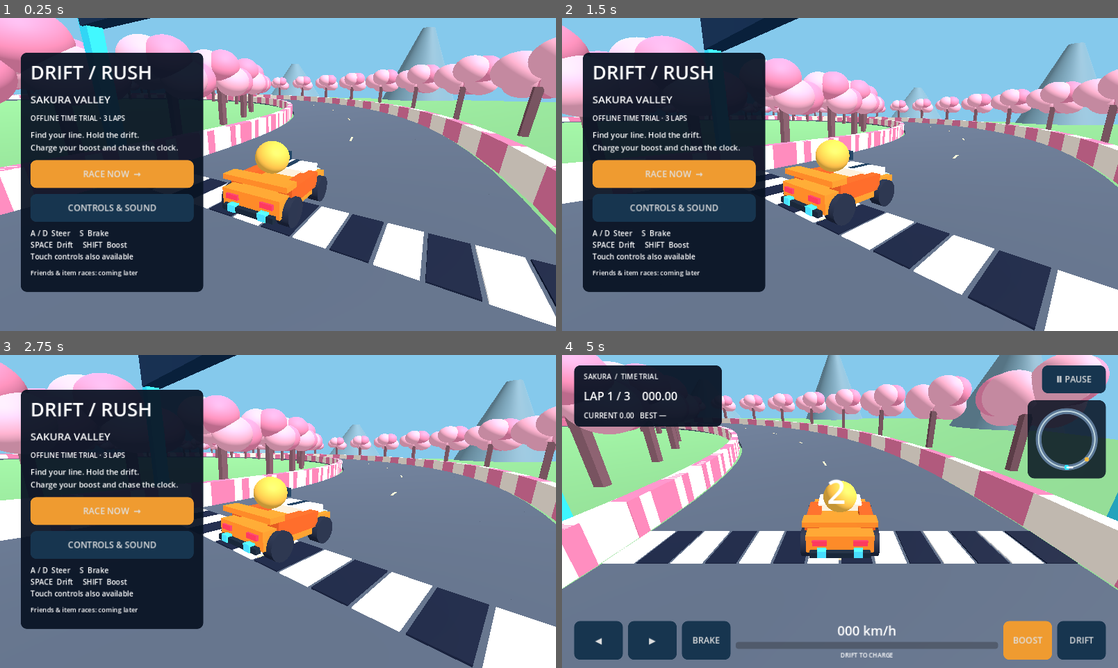
Above: before the commit, frames 1-4 (two rows, left to right).
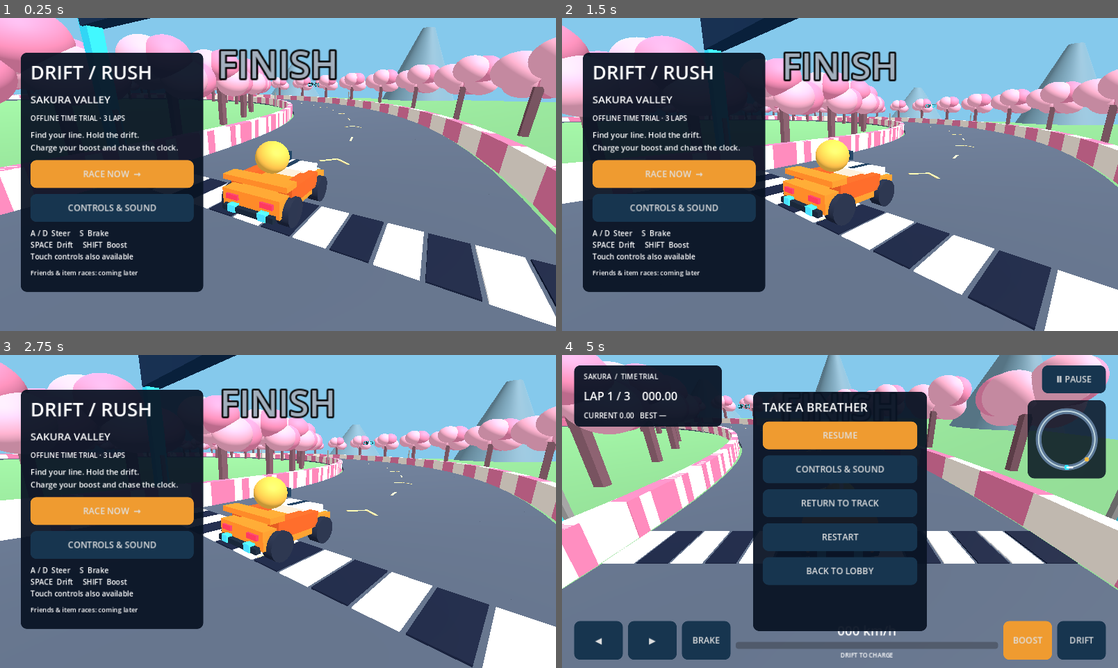
Above: after the commit, the same moments.

Repository: KyungHoon416/DRIFT-RUSH
Game: Godot game, scene res://Scenes/Race.tscn
Two runs of this game, one before a commit and one after it. Both use one fixed random seed, a clock stepped at 60 frames per second and the inputs below.
Inputs (mouse positions are in pixels of both pictures, inside the frame that each line leads up to):
- Up to frame 1 (0.25 s): no input
- Up to frame 2 (1.5 s): tap Enter at 0.5 s; move the mouse to (962, 158) at 0.52 s; hold D 0.53-1.28 s; hold Shift 0.53-1.28 s; click (962, 158) at 0.67 s; tap Space at 0.77, 0.8, 1.07, 1.35 s; move the mouse to (728, 190) at 1.27 s; hold S from 1.28 s (still down)
- Up to frame 3 (2.75 s): tap Space at 1.52, 1.82, 2.3 s; tap Shift at 1.55 s; move the mouse to (333, 442) at 2.02 s; release S at 2.03 s; hold D from 2.03 s (still down); hold Shift from 2.03 s (still down)
- Up to frame 4 (5 s): move the mouse to (812, 574) at 2.77 s; release Shift at 2.78 s; tap Shift at 2.85 s; click (812, 574) at 2.92 s; tap Space at 3.02, 3.32 s; release D at 3.5 s; click "RACE NOW →" at 3.5 s; move the mouse to (1006, 558) at 4.27 s; hold A from 4.28 s (still down); hold Space from 4.28 s (still down); tap Escape at 4.9 s

The runs differ from the first frame. In frame 1, 1.7% of the frame differs, in the area x 39-65%, y 9-47%; in frame 2, 1.6%; in frame 3, 1.6%; in frame 4, 23%, in the area x 0-100%, y 11-89%.

Commit message:
Add course guidance, manual recovery and keyboard integration tests

Diff:
--- a/DRIFT_RUSH_GODOT/Scripts/Race.gd
+++ b/DRIFT_RUSH_GODOT/Scripts/Race.gd
@@ -1,4 +1,5 @@
 extends Node3D
+var guidance: Node3D
 var kart: CharacterBody3D
 var camera: Camera3D
 var visual: Node3D
@@ -96,6 +97,9 @@
  box(self,Vector3(0,7,65),Vector3(0.8,1.5,18),Color("132e50"))
  for z in [56,74]:
   box(self,Vector3(0,3.5,z),Vector3(0.6,7,0.6),Color("30d5f5"))
+ guidance=preload("res://Scripts/TrackGuidance.gd").new()
+ add_child(guidance)
+ guidance.setup(RADIUS)
  kart = CharacterBody3D.new()
  add_child(kart)
  var col := CollisionShape3D.new()
@@ -309,6 +313,7 @@
   desired=kart.position+Vector3(-5,2.8,5)
  camera.position=camera.position.lerp(desired,1-exp(-5*dt))
  camera.look_at(kart.position+Vector3.UP)
+ guidance.show_next(checkpoint)
  ui.update_hud()
 
 func _notification(what: int):
@@ -328,3 +333,13 @@
  wrong_way=false
  recovery_notice=2.0
  camera.position=kart.position+kart.global_basis.z*7+Vector3.UP*4
+
+func resume_on_track():
+ recover_to_track()
+ if paused: toggle_pause()
+
+func _unhandled_key_input(event: InputEvent):
+ if event is InputEventKey and event.pressed and not event.echo:
+  if event.physical_keycode==KEY_ESCAPE and running and not ui.settings_panel.visible:
+   toggle_pause()
+   get_viewport().set_input_as_handled()
--- a/DRIFT_RUSH_GODOT/Scripts/RaceUI.gd
+++ b/DRIFT_RUSH_GODOT/Scripts/RaceUI.gd
@@ -121,14 +121,15 @@
  race_hud.add_child(count_label)
  count_label.position=Vector2(610,260)
  pause_panel=root_control()
- var menu := stack(pause_panel,Rect2(440,170,400,360))
+ var menu := stack(pause_panel,Rect2(440,85,400,550))
  menu.add_child(label("TAKE A BREATHER",28))
  menu.add_child(button("RESUME",race.toggle_pause,true))
  menu.add_child(button("CONTROLS & SOUND",open_settings))
+ menu.add_child(button("RETURN TO TRACK",race.resume_on_track))
  menu.add_child(button("RESTART",race.start_race))
  menu.add_child(button("BACK TO LOBBY",race.return_lobby))
  result=root_control()
- var finish := stack(result,Rect2(440,170,400,360))
+ var finish := stack(result,Rect2(440,85,400,550))
  finish.add_child(label("FINISH LINE",36))
  result_label=label("",24)
  finish.add_child(result_label)
--- /dev/null
+++ b/DRIFT_RUSH_GODOT/Scripts/TrackGuidance.gd
@@ -0,0 +1,48 @@
+extends Node3D
+## Physical landmarks share the same radius and ordered gates as race logic.
+var markers: Array[Label3D] = []
+var active_gate := -1
+func setup(radius: float):
+ for gate in range(1,9):
+  var angle := gate*TAU/8.0
+  for side in [-1,1]:
+   var r: float = radius+side*8.5
+   var post := MeshInstance3D.new()
+   var shape := BoxMesh.new()
+   shape.size=Vector3(0.18,3,0.18)
+   post.mesh=shape
+   post.position=Vector3(sin(angle)*r,1.5,cos(angle)*r)
+   add_child(post)
+  var marker := Label3D.new()
+  marker.position=Vector3(sin(angle)*radius,4.5,cos(angle)*radius)
+  marker.text="FINISH" if gate==8 else "CP %02d" % gate
+  marker.font_size=64
+  marker.pixel_size=0.015
+  marker.outline_size=12
+  marker.billboard=BaseMaterial3D.BILLBOARD_ENABLED
+  marker.no_depth_test=false
+  add_child(marker)
+  markers.append(marker)
+ # Painted directional chevrons point along increasing track angle.
+ var material := StandardMaterial3D.new()
+ material.albedo_color=Color("f6d590")
+ for i in range(32):
+  var angle := (i+0.5)*TAU/32.0
+  var arrow := Node3D.new()
+  arrow.position=Vector3(sin(angle)*radius,0.29,cos(angle)*radius)
+  arrow.rotation.y=angle-PI/2
+  add_child(arrow)
+  for side in [-1,1]:
+   var stroke := MeshInstance3D.new()
+   var shape := BoxMesh.new()
+   shape.size=Vector3(0.15,0.025,1.1)
+   stroke.mesh=shape
+   stroke.material_override=material
+   stroke.position=Vector3(side*0.35,0,0)
+   stroke.rotation.y=side*PI/4
+   arrow.add_child(stroke)
+func show_next(gate: int):
+ if active_gate==gate: return
+ active_gate=gate
+ for i in range(markers.size()):
+  markers[i].modulate=Color("36edff") if i+1==gate else Color("a2afbd")
--- /dev/null
+++ b/DRIFT_RUSH_GODOT/Tests/keyboard.gd
@@ -0,0 +1,47 @@
+extends SceneTree
+func _initialize():
+ call_deferred("test")
+func key(code: int, down: bool):
+ var event := InputEventKey.new()
+ event.physical_keycode=code
+ event.pressed=down
+ Input.parse_input_event(event)
+func test():
+ var race = load("res://Scenes/Race.tscn").instantiate()
+ root.add_child(race)
+ await process_frame
+ race.start_race()
+ race.countdown=0
+ race.speed=20
+ var yaw: float = race.kart.rotation.y
+ key(KEY_D,true)
+ key(KEY_SPACE,true)
+ for i in range(12): await physics_frame
+ assert(race.kart.rotation.y<yaw,"D steers right through input events")
+ assert(race.is_drifting and race.charge>0,"Space with steer charges drift")
+ assert(race.sparks[0].emitting and absf(race.visual.rotation.z)>0,"Drift effects respond")
+ key(KEY_D,false)
+ key(KEY_SPACE,false)
+ key(KEY_S,true)
+ var speed: float = race.speed
+ for i in range(10): await physics_frame
+ assert(race.speed<speed,"S brakes")
+ key(KEY_S,false)
+ race.charge=1
+ key(KEY_SHIFT,true)
+ for i in range(3): await physics_frame
+ key(KEY_SHIFT,false)
+ assert(race.boost>0 and race.charge==0,"Shift triggers boost")
+ race.toggle_pause()
+ var elapsed: float = race.elapsed
+ var gate: int = race.checkpoint
+ race.resume_on_track()
+ assert(not race.paused and race.elapsed==elapsed and race.checkpoint==gate,"Manual rescue preserves progress and resumes")
+ race.guidance.show_next(3)
+ assert(race.guidance.active_gate==3,"Guidance follows gate")
+ assert(race.guidance.markers[2].modulate==Color("36edff"),"Next gate highlighted")
+ print("PASS: keyboard steer/drift/brake/boost, drift effects, manual rescue, checkpoint guidance")
+ race.queue_free()
+ await process_frame
+ await create_timer(0.2).timeout
+ quit()
Not shown, changed: DRIFT_RUSH_GODOT/Docs/DEVICE_TEST_CHECKLIST.md
Not shown, changed: DRIFT_RUSH_GODOT/Docs/PROGRESS.md
Not shown, changed: DRIFT_RUSH_GODOT/Docs/QA_REPORT.md
Not shown, added: DRIFT_RUSH_GODOT/Docs/all_tests.log
